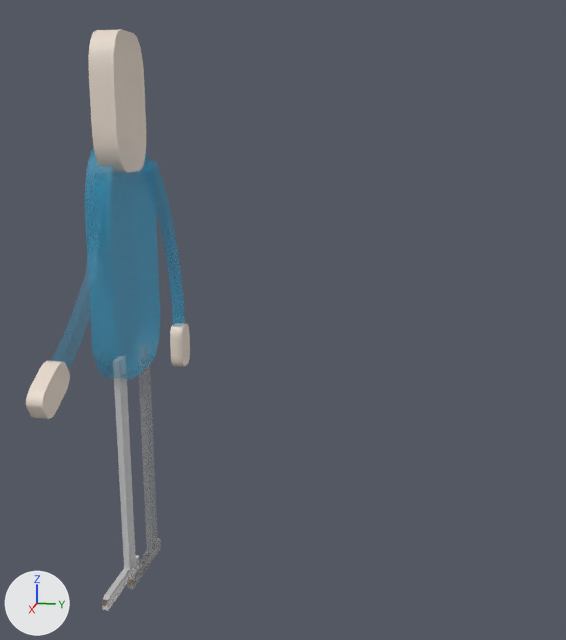
What one commit did to the FBX model Flockpit/Assets/Animations/CH_IMMIGRATION_MODEL.fbx.
One viewpoint serves both versions: a camera (50 mm lens) standing at (1.89, 2.1, 1.43) and looking at (-0.24, 1.68, 0.9). The lights are fixed; the arrows at lower left show +X, +Y and +Z. Where no turn or scale is listed for an object, it has been applied to the vertices.

The first picture shows 'body1_left_arm', 'head', 'pCube16', 'right_leg2'.
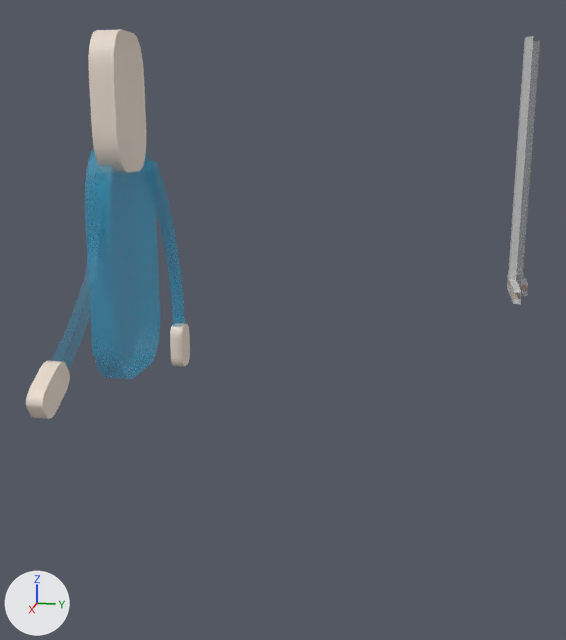
Where the change shows, as pixel boxes (x1, y1, x2, y2) in the pictures (566 x 640 px):
'right_leg2', moved
    before: (102, 356, 140, 611)
    after: (507, 36, 534, 304)

What the commit changed:
Object 'right_leg3' (ob_right_leg3) moves from (0.0, 0.0, 0.0) to (-0.311, 1.167, 0.935).
Object 'right_leg2' (ob_right_leg2) moves from (0.0, 0.0, 0.0) to (-0.311, 1.167, 0.935).
